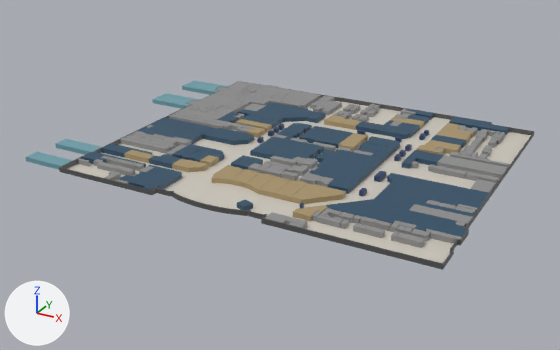
Renders of the glTF model public/models/InUse/first_floor.gltf from each side of a commit.
Camera for both pictures: a 50 mm lens placed at (2.6, -5.26, 2.47), pointed at (-0.35, 0.1, -0.21). The axes (+X, +Y, +Z) are drawn at lower left. The lights are the same throughout. Where no turn or scale is listed for an object, it has been applied to the vertices.
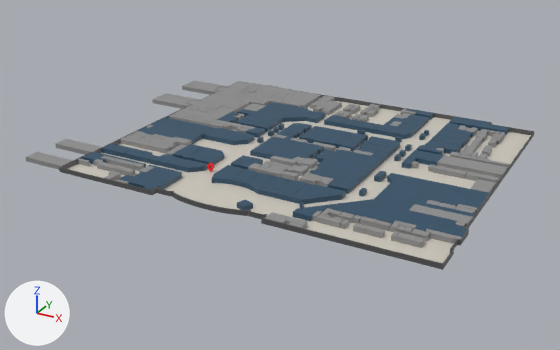
Pixel boxes [x1, y1, x2, y2] of what changed, in the pictures (560 x 350 px):
'ff_g-40.001', recoloured: [291, 184, 346, 204] in both
'ff_tr_g.004', recoloured (cyan to grey): [26, 152, 73, 170] in both
'ff_tr_g.003', recoloured (cyan to grey): [55, 139, 101, 155] in both
'ff_tr_g.001', recoloured (cyan to grey): [152, 93, 198, 109] in both
'ff_g-41.001', recoloured: [274, 180, 308, 202] in both
'ff_tr_g.002', recoloured (cyan to grey): [182, 81, 227, 95] in both
'ff_g-45.001', recoloured: [212, 165, 245, 184] in both
'ff_g-07.001', recoloured: [172, 159, 208, 172] in both
'ff_g-42.001', recoloured: [258, 177, 291, 198] in both
'ff_g-56.001', recoloured: [338, 133, 368, 152] in both
'ff_g-38.001', recoloured: [293, 205, 327, 221] in both
'ff_g-43.001', recoloured: [246, 173, 276, 194] in both
'ff_g-44.001', recoloured: [230, 169, 259, 188] in both
'ff_g-31.001', recoloured: [425, 140, 460, 154] in both
'ff_g-14.001', recoloured: [236, 119, 272, 132] in both
'ff_g-29.001', recoloured: [436, 130, 470, 144] in both
'ff_g-28.001', recoloured: [441, 123, 474, 138] in both
'ff_g-19.001', recoloured: [324, 115, 346, 127] in both
'ff_g-20.001', recoloured: [340, 119, 362, 130] in both
'ff_g-24.001', recoloured: [390, 117, 424, 129] in both
'ff_g-32.001', recoloured: [417, 145, 442, 155] in both
'ff_g-09b.001', recoloured: [200, 155, 219, 167] in both
'ff_g-13.001', recoloured: [246, 127, 265, 138] in both
'ff_g-05a.001', recoloured: [137, 152, 155, 163] in both
'ff_g-05.001', recoloured: [124, 150, 143, 160] in both
'Plane_Outsides_0.001', added: after [207, 163, 214, 172]

The change, as a list of edits to the scene's bpy script:
```text
Change mat_material_068:
    mat_material_068.base_color: (0.397, 0.296, 0.147) -> (0.0252, 0.0762, 0.133)  # brown #a9946b -> dark blue #2c4e66
Change mat_material_069:
    mat_material_069.base_color: (0.397, 0.296, 0.147) -> (0.0252, 0.0762, 0.133)  # brown #a9946b -> dark blue #2c4e66
Change mat_material_071:
    mat_material_071.base_color: (0.397, 0.296, 0.147) -> (0.0252, 0.0762, 0.133)  # brown #a9946b -> dark blue #2c4e66
Change mat_material_072:
    mat_material_072.base_color: (0.397, 0.296, 0.147) -> (0.0252, 0.0762, 0.133)  # brown #a9946b -> dark blue #2c4e66
Change mat_material_101:
    mat_material_101.base_color: (0.397, 0.296, 0.147) -> (0.0252, 0.0762, 0.133)  # brown #a9946b -> dark blue #2c4e66
Change mat_material_112:
    mat_material_112.base_color: (0.397, 0.296, 0.147) -> (0.0252, 0.0762, 0.133)  # brown #a9946b -> dark blue #2c4e66
Change mat_material_212:
    mat_material_212.base_color: (0.397, 0.296, 0.147) -> (0.0252, 0.0762, 0.133)  # brown #a9946b -> dark blue #2c4e66
Change mat_material_213:
    mat_material_213.base_color: (0.397, 0.296, 0.147) -> (0.0252, 0.0762, 0.133)  # brown #a9946b -> dark blue #2c4e66
Change mat_material_207:
    mat_material_207.base_color: (0.397, 0.296, 0.147) -> (0.0252, 0.0762, 0.133)  # brown #a9946b -> dark blue #2c4e66
Change mat_material_274:
    mat_material_274.base_color: (0.397, 0.296, 0.147) -> (0.0252, 0.0762, 0.133)  # brown #a9946b -> dark blue #2c4e66
Change mat_material_275:
    mat_material_275.base_color: (0.397, 0.296, 0.147) -> (0.0252, 0.0762, 0.133)  # brown #a9946b -> dark blue #2c4e66
Change mat_material_276:
    mat_material_276.base_color: (0.397, 0.296, 0.147) -> (0.0252, 0.0762, 0.133)  # brown #a9946b -> dark blue #2c4e66
Change mat_material_277:
    mat_material_277.base_color: (0.397, 0.296, 0.147) -> (0.0252, 0.0762, 0.133)  # brown #a9946b -> dark blue #2c4e66
Change mat_material_010:
    mat_material_010.base_color: (0.397, 0.296, 0.147) -> (0.0252, 0.0762, 0.133)  # brown #a9946b -> dark blue #2c4e66
Change mat_material_060:
    mat_material_060.base_color: (0.397, 0.296, 0.147) -> (0.0252, 0.0762, 0.133)  # brown #a9946b -> dark blue #2c4e66
Change mat_material_061:
    mat_material_061.base_color: (0.397, 0.296, 0.147) -> (0.0252, 0.0762, 0.133)  # brown #a9946b -> dark blue #2c4e66
Change mat_material_237:
    mat_material_237.base_color: (0.397, 0.296, 0.147) -> (0.0252, 0.0762, 0.133)  # brown #a9946b -> dark blue #2c4e66
Change mat_material_062:
    mat_material_062.base_color: (0.397, 0.296, 0.147) -> (0.0252, 0.0762, 0.133)  # brown #a9946b -> dark blue #2c4e66
Change mat_material_063:
    mat_material_063.base_color: (0.397, 0.296, 0.147) -> (0.0252, 0.0762, 0.133)  # brown #a9946b -> dark blue #2c4e66
Change mat_material_064:
    mat_material_064.base_color: (0.397, 0.296, 0.147) -> (0.0252, 0.0762, 0.133)  # brown #a9946b -> dark blue #2c4e66
Change mat_material_065:
    mat_material_065.base_color: (0.397, 0.296, 0.147) -> (0.0252, 0.0762, 0.133)  # brown #a9946b -> dark blue #2c4e66
Change mat_material_005:
    mat_material_005.base_color: (0.156, 0.352, 0.413) -> (0.275, 0.275, 0.275)  # cyan #6ea0ac -> grey #8f8f8f
Change mat_material_006:
    mat_material_006.base_color: (0.156, 0.352, 0.413) -> (0.275, 0.275, 0.275)  # cyan #6ea0ac -> grey #8f8f8f
Change mat_material_004:
    mat_material_004.base_color: (0.156, 0.352, 0.413) -> (0.275, 0.275, 0.275)  # cyan #6ea0ac -> grey #8f8f8f
Change mat_material_003:
    mat_material_003.base_color: (0.156, 0.352, 0.413) -> (0.275, 0.275, 0.275)  # cyan #6ea0ac -> grey #8f8f8f
Add ob_plane_outsides_0_001:
    ob_plane_outsides_0_001 = bpy.data.objects.new('Plane_Outsides_0.001', me_plane_outsides_0_002)  # 4086 vertices, 8076 faces; spans x -0.0282..0.0281, y -0.0001..0.0168, z -0.035..0.0371; in mat_outsides_001 (red #ff0010)
    ob_plane_outsides_0_001.location = (-0.626, -0.547, 0.036)
Add ob_plane_insides_0_001:
    ob_plane_insides_0_001 = bpy.data.objects.new('Plane_Insides_0.001', me_plane_insides_0_001)  # 288 vertices, 480 faces; spans x -0.0117..0.0116, y 0.0006..0.0167, z 0.0019..0.0216; in mat_insides_001 (dark grey #6d6d6d)
    ob_plane_insides_0_001.location = (-0.626, -0.547, 0.036)
```
